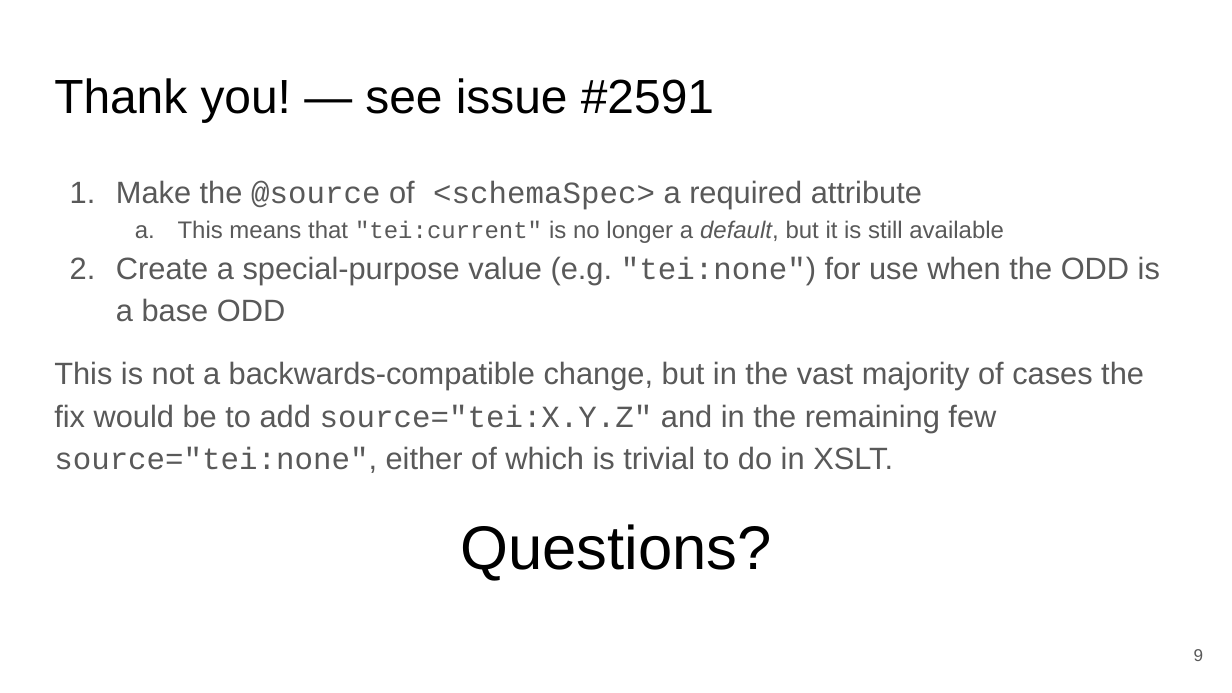
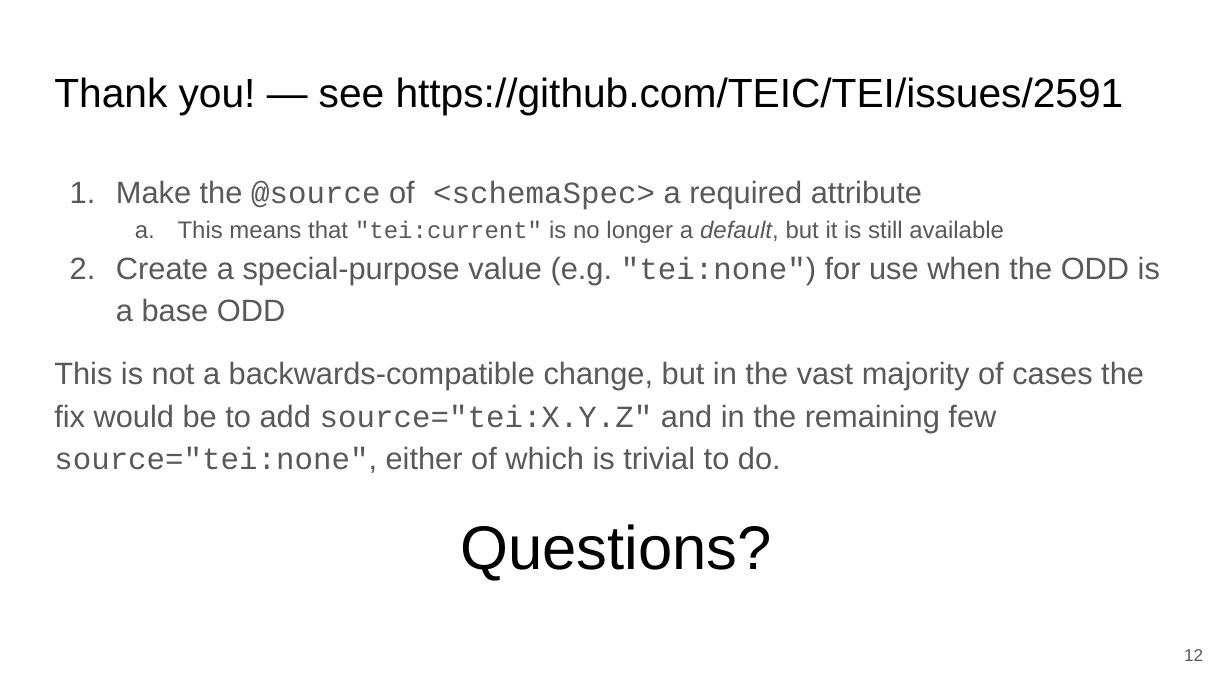
Before and after one commit to TEIC/atop, a slide deck: slide 12 of Documentation/presentations/TEI_2025_Krakow.odp (slide 9 before the commit). Drawn at 1232x693 pixels with LibreOffice and Linux fonts; fonts in the diff are those of the drawing; background and template pictures are left out. Boxes give left, top, right and bottom in pixels: in the first picture for what was removed or moved away, otherwise in the second. Text is boxed around its words. In the diff, an @@ line names an element or a change of style, - is before the commit and + after.

```diff
--- a/Documentation/presentations/TEI_2025_Krakow.odp
+++ b/Documentation/presentations/TEI_2025_Krakow.odp
@@ title at box(54, 77, 1124, 115): text changed; size 28 to 23.8 pt @@
-Thank you! — see issue #2591
+Thank you! — see https://github.com/TEIC/TEI/issues/2591
@@ text at box(54, 361, 1144, 473): text changed @@
-This is not a backwards-compatible change, but in the vast majority of cases the fix would be to add source="tei:X.Y.Z" and in the remaining few source="tei:none", either of which is trivial to do in XSLT.
+This is not a backwards-compatible change, but in the vast majority of cases the fix would be to add source="tei:X.Y.Z" and in the remaining few source="tei:none", either of which is trivial to do.
@@ page number at box(1184, 649, 1203, 661): text changed @@
-9
+12
```
Also in this commit, not shown: 1 other slide changed, 3 slides added, 1 other file.
